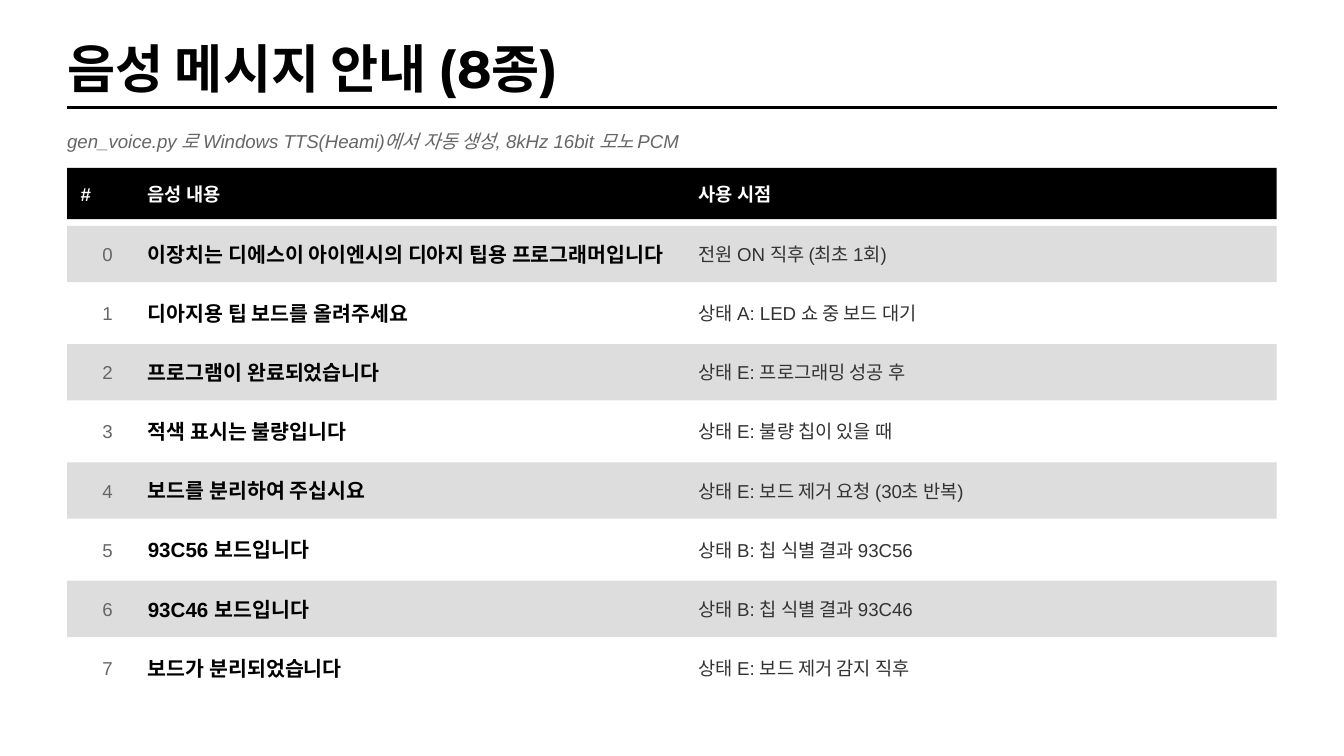
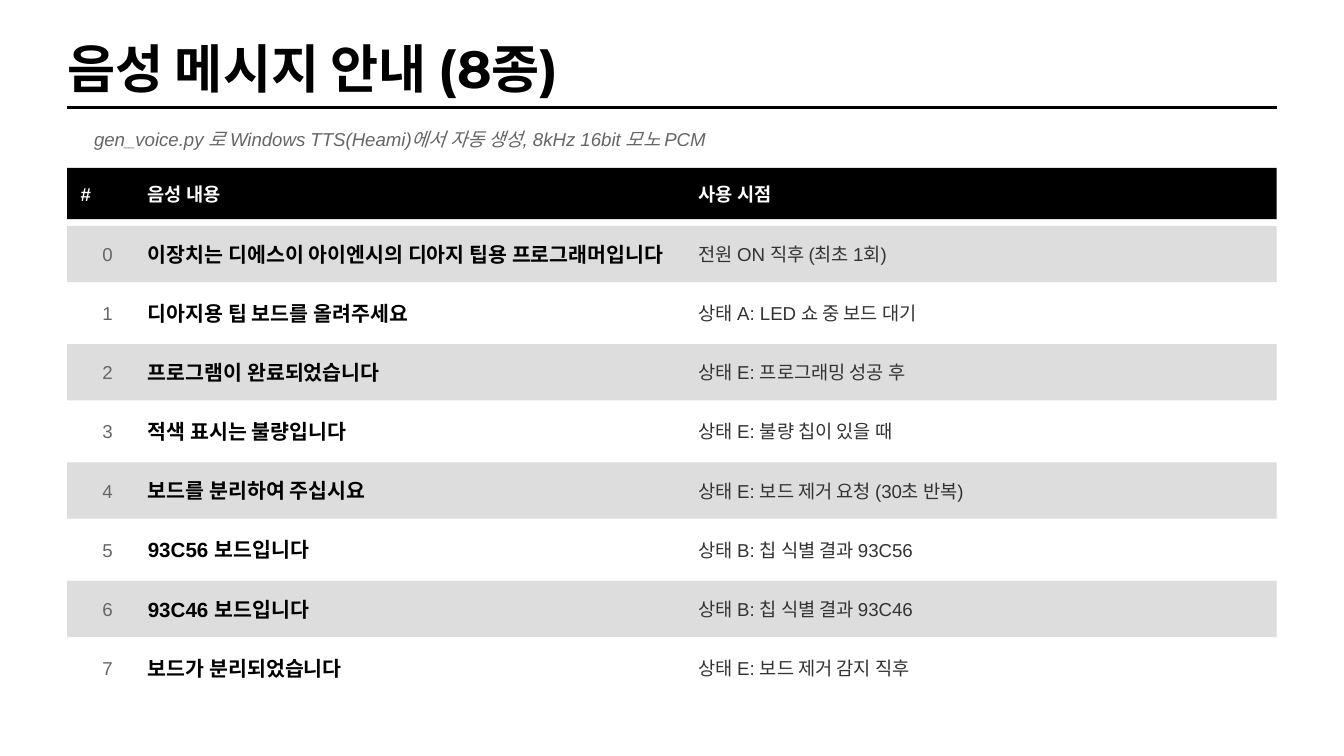
Before and after one commit to dselaser/93c56, a slide deck: slide 12 of 93c56_overview.pptx. Drawn at 1344x756 pixels with LibreOffice and Linux fonts; fonts in the diff are those of the drawing. Boxes give left, top, right and bottom in pixels: in the first picture for what was removed or moved away, otherwise in the second. Text is boxed around its words. In the diff, an @@ line names an element or a change of style, - is before the commit and + after.

```diff
--- a/93c56_overview.pptx
+++ b/93c56_overview.pptx
@@ text "gen_voice.py 로 Windows TTS(Heami)에서 자동 ...": place and size @@
-text "gen_voice.py 로 Windows TTS(Heami)에서 자동 ..." at <box>67,132,678,152</box>
+text "gen_voice.py 로 Windows TTS(Heami)에서 자동 ..." at <box>94,130,705,150</box>
```
Also in this commit, not shown: 3 other slides changed, 3 other files.
